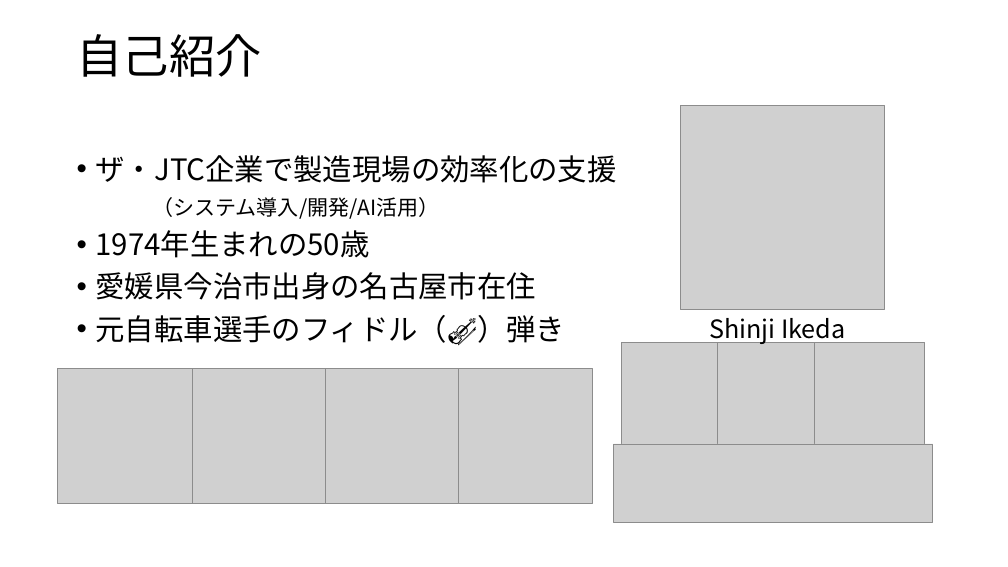
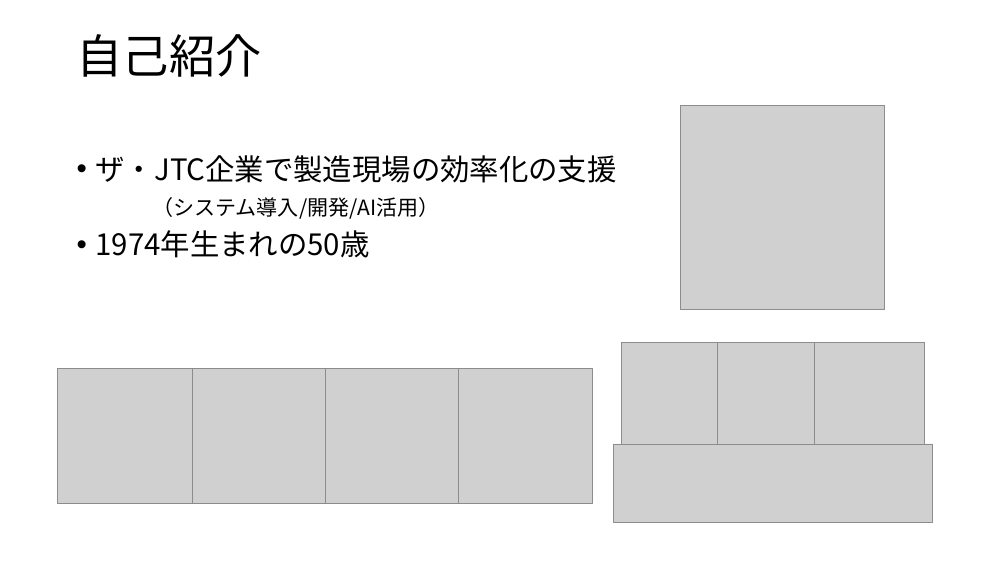
Before and after one commit to ikedachin/study_huggingface, a slide deck: slide 3 of huggingface 勉強会資料.pptx. Drawn at 1008x567 pixels with LibreOffice and Linux fonts; fonts in the diff are those of the drawing; grey boxes stand for pictures; background and template pictures are left out. Boxes give left, top, right and bottom in pixels: in the first picture for what was removed or moved away, otherwise in the second. Text is boxed around its words. In the diff, an @@ line names an element or a change of style, - is before the commit and + after.

```diff
--- a/huggingface 勉強会資料.pptx
+++ b/huggingface 勉強会資料.pptx
@@ text at [96,272,565,343]: paragraphs removed @@
-• 愛媛県今治市出身の名古屋市在住
-• 元自転車選手のフィドル（🎻）弾き
@@ text removed at [709,318,846,345] @@
-Shinji Ikeda
```
Also in this commit, not shown: 1 other file.
